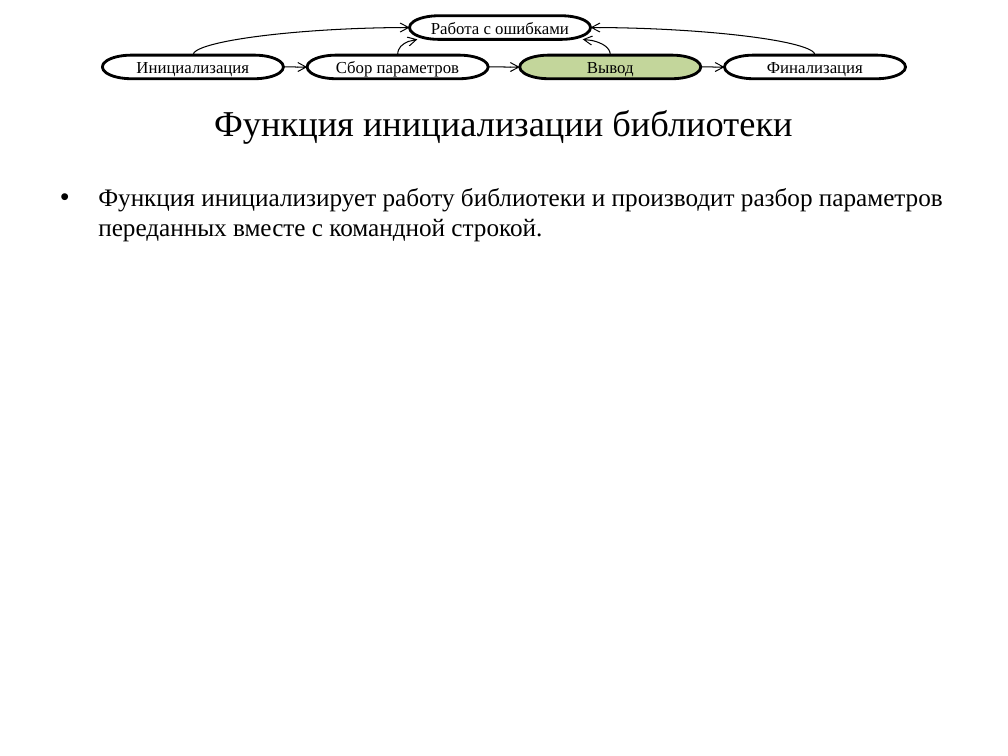
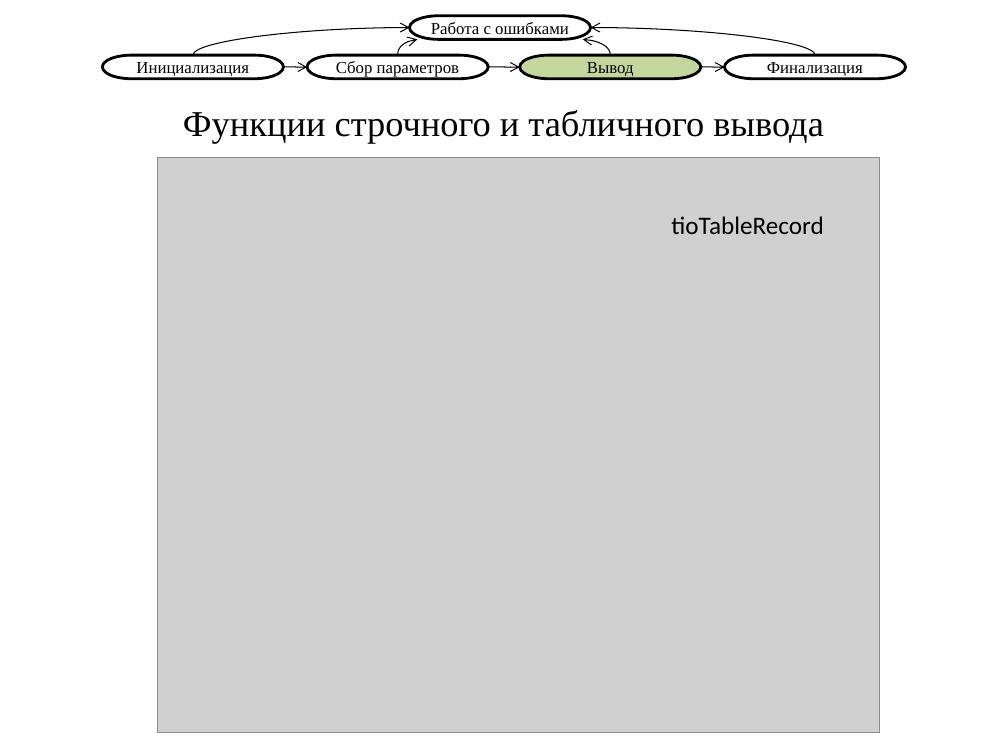
Before and after one commit to nwcfang/diplom_report, a slide deck: slide 10 of presentation/presentation.pptx (slide 7 before the commit). Drawn at 1008x756 pixels with LibreOffice and Linux fonts; fonts in the diff are those of the drawing; grey boxes stand for pictures. Boxes give left, top, right and bottom in pixels: in the first picture for what was removed or moved away, otherwise in the second. Text is boxed around its words. In the diff, an @@ line names an element or a change of style, - is before the commit and + after.

```diff
--- a/presentation/presentation.pptx
+++ b/presentation/presentation.pptx
@@ title at box(183, 110, 823, 143): text changed @@
-Функция инициализации библиотеки
+Функции строчного и табличного вывода
@@ picture added at box(157, 157, 880, 732) @@
@@ text removed at box(98, 188, 943, 242) @@
-• Функция инициализирует работу библиотеки и производит разбор параметров переданных вместе с командной строкой.
@@ text added at box(671, 216, 823, 234), 18 pt, text #000000 @@
+tioTableRecord
```
Also in this commit, not shown: 5 other slides changed, 2 slides added, 3 other files.
